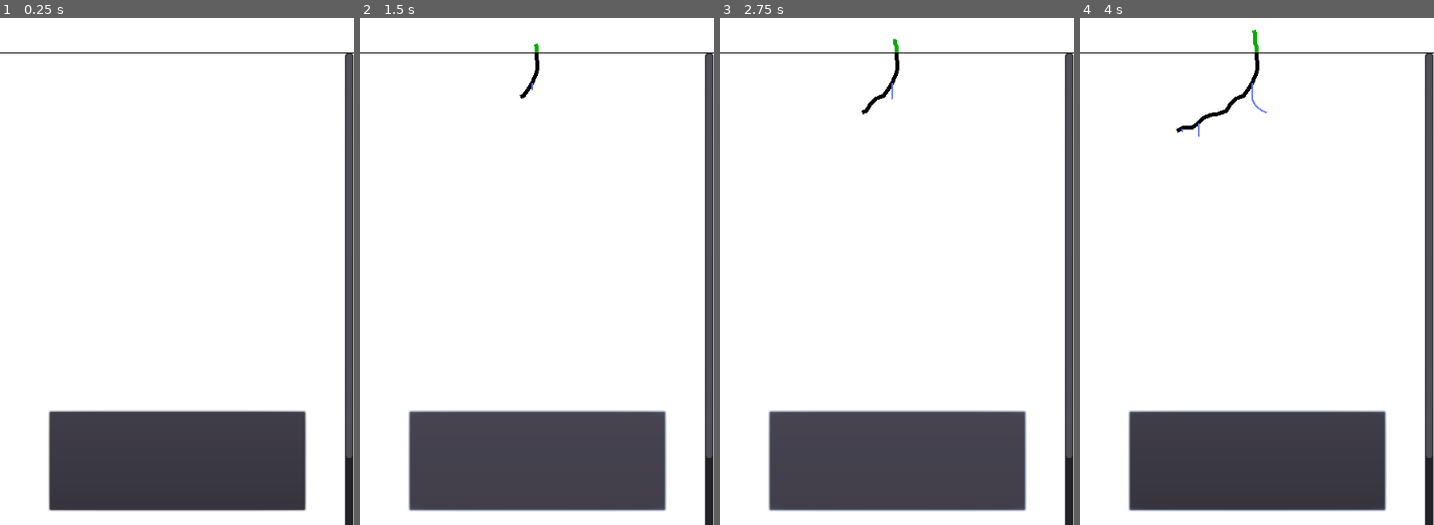
Above: before the commit, frames 1-4 (left to right).
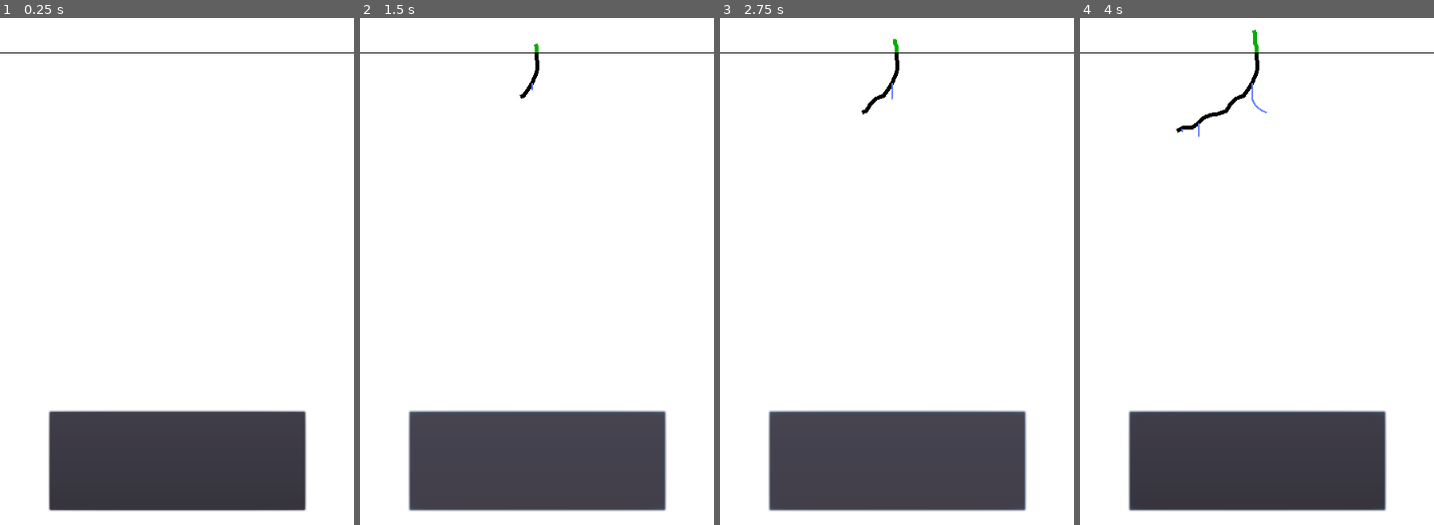
Above: after the commit, the same moments.

Repository: luan-2rq/super-plants
Game: Godot game, scene res://Game/Cenas/Main.tscn
Two runs of this game, one before a commit and one after it. Both use one fixed random seed, a clock stepped at 60 frames per second and the inputs below.
Inputs (mouse positions are in pixels of both pictures, inside the frame that each line leads up to):
- Up to frame 1 (0.25 s): no input
- Up to frame 2 (1.5 s): click (537, 459) at 0.5 s; click (537, 459) at 1.25 s
- Up to frame 3 (2.75 s): click (897, 459) at 2 s
- Up to frame 4 (4 s): tap Enter at 2.75 s; move the mouse to (1334, 94) at 2.77 s; click (1334, 94) at 2.92 s; tap Space at 3.5 s; move the mouse to (1186, 170) at 3.52 s; click (1186, 170) at 3.67 s

The runs differ from the first frame. In frame 1, 2.6% of the frame differs, in the area x 97-100%, y 6-100%; in frame 2, 2.6%; in frame 3, 2.6%; in frame 4, 2.6%.

Commit message:
29/12/23

Diff:
--- /dev/null
+++ b/External/BigNumbers/BigNumber.gd
@@ -0,0 +1,184 @@
+class_name BigNumber
+
+var value : float
+var expoent : int
+
+func _init(value: float = 0, expoent : int = 1):
+	self.value = value
+	self.expoent = expoent
+
+static func align(a : BigNumber, b: BigNumber):
+	if a.exp > b.exp:
+		var expoentDifference: int = a.exp - b.exp;
+		if expoentDifference > 0:
+			b.value = b.value / pow(10, expoentDifference) if (expoentDifference <= BigNumberConstants.MAX_EXP_DIFFERENCE) else 0
+			b.exp = a.exp
+	else:
+		var expoentDifference: int = b.exp - a.exp;
+		if expoentDifference > 0:
+			a.value = a.value / pow(10, expoentDifference) if (expoentDifference <= BigNumberConstants.MAX_EXP_DIFFERENCE) else 0
+			a.exp = b.exp
+
+static func multiply(a: BigNumber, b) -> BigNumber:
+	var result: BigNumber
+	var copyA = BigNumber.new(a.value, a.exp)
+	var copyB = BigNumber.new(b.value, b.exp)
+	if typeof(b) == typeof(BigNumber):
+		align(copyA, copyB)
+		result = BigNumber.new(copyA.value * copyB.value, copyA.exp)
+		result.normalize()
+	else:
+		result = BigNumber.new(copyA.value * b, copyA.exp)
+		result.normalize()
+	return result
+
+static func divide(a: BigNumber, b) -> BigNumber:
+	var result: BigNumber
+	var copyA = BigNumber.new(a.value, a.exp)
+	var copyB = BigNumber.new(b.value, b.exp)
+	if typeof(b) == typeof(BigNumber):
+		align(copyA, copyB)
+		result = BigNumber.new(copyA.value / copyB.value, copyA.exp)
+		result.normalize()
+	else:
+		result = BigNumber.new(copyA.value / b, copyA.exp)
+		result.normalize()
+	return result
+
+static func sum(a: BigNumber, b) -> BigNumber:
+	var copyA = BigNumber.new(a.value, a.exp)
+	var copyB = BigNumber.new(b.value, b.exp)
+	align(copyA, copyB)
+	var result: BigNumber = BigNumber.new(copyA.value + copyB.value, copyA.exp)
+	result.normalize()
+	return result
+
+static func subtract(a: BigNumber, b) -> BigNumber:
+	var copyA = BigNumber.new(a.value, a.exp)
+	var copyB = BigNumber.new(b.value, b.exp)
+	align(copyA, copyB)
+	var result: BigNumber = BigNumber.new(copyA.value - copyB.value, copyA.exp)
+	result.normalize()
+	return result
+
+static func power(a: BigNumber, b):
+	a.value = pow(a.value, b);
+	a.exp *= b;
+	return a;
+
+static func equal(a : BigNumber, b):
+	var copyA
+	var copyB
+	if typeof(b) == typeof(BigNumber):
+		copyA = BigNumber.new(a.value, a.exp)
+		copyB = BigNumber.new(b.value, b.exp)
+		align(copyA,  copyB)
+		return copyA.value == copyB.value
+	else:
+		copyA = BigNumber.new(a.value, a.exp)
+		copyB = BigNumber.new(b, 1)
+		align(copyA,  copyB)
+	return copyA.value == copyB.value
+
+static func different(a : BigNumber, b):
+	var copyA
+	var copyB
+	if typeof(b) == typeof(BigNumber):
+		copyA = BigNumber.new(a.value, a.exp)
+		copyB = BigNumber.new(b.value, b.exp)
+		align(copyA, copyB)
+		return copyA.value != copyB.value
+	else:
+		copyA = BigNumber.new(a.value, a.exp)
+		copyB = BigNumber.new(b, 1)
+		align(copyA, copyB)
+	return copyA.value != copyB.value
+
+static func greater_than(a : BigNumber, b):
+	var copyA
+	var copyB
+	if typeof(b) == typeof(BigNumber):
+		copyA = BigNumber.new(a.value, a.exp)
+		copyB = BigNumber.new(b.value, b.exp)
+		align(copyA, copyB)
+		return copyA.value > copyB.value
+	else:
+		copyA = BigNumber.new(a.value, a.exp)
+		copyB = BigNumber.new(b, 1)
+		align(copyA, copyB)
+	return copyA.value > copyB.value
+
+static func greater_or_equal_than(a : BigNumber, b):
+	var copyA
+	var copyB
+	if typeof(b) == typeof(BigNumber):
+		copyA = BigNumber.new(a.value, a.exp)
+		copyB = BigNumber.new(b.value, b.exp)
+		align(copyA, copyB)
+		return copyA.value >= copyB.value
+	else:
+		copyA = BigNumber.new(a.value, a.exp)
+		copyB = BigNumber.new(b, 1)
+		align(copyA, copyB)
+	return copyA.value >= copyB.value
+
+static func less_than(a : BigNumber, b):
+	var copyA
+	var copyB
+	if typeof(b) == typeof(BigNumber):
+		copyA = BigNumber.new(a.value, a.exp)
+		copyB = BigNumber.new(b.value, b.exp)
+		align(copyA, copyB)
+		return copyA.value < copyB.value
+	else:
+		copyA = BigNumber.new(a.value, a.exp)
+		copyB = BigNumber.new(b, 1)
+		align(copyA, copyB)
+	return copyA.value < copyB.value
+
+static func less_or_equal_than(a : BigNumber, b):
+	var copyA
+	var copyB
+	if typeof(b) == typeof(BigNumber):
+		copyA = BigNumber.new(a.value, a.exp)
+		copyB = BigNumber.new(b.value, b.exp)
+		align(copyA, copyB)
+	else:
+		copyA = BigNumber.new(a.value, a.exp)
+		copyB = BigNumber.new(b, 1)
+		align(copyA, copyB)
+	return copyA.value <= copyB.value
+
+func get_unit(magnitude: int) -> String:
+	var unit: String
+	var letters_in_the_alphabet = 26
+	var a_position = 65
+	if magnitude < BigNumberConstants.UNITS.size():
+		unit = BigNumberConstants.UNITS[magnitude]
+	else:
+		var magnitude_difference = magnitude - BigNumberConstants.UNITS.size()
+		#defining the letters of the unit symbol
+		var second_letter = magnitude_difference % letters_in_the_alphabet
+		var first_letter = magnitude_difference / letters_in_the_alphabet
+		if first_letter > 26:
+			unit = " a lot"
+		else:
+			unit = String(char(first_letter + a_position)) + String(char(second_letter + a_position))
+	return unit
+
+func to_string():
+	var magnitude = expoent / 3
+	var unit = get_unit(magnitude)
+	var decimalPlaces = 2
+	var formatedValue = floor(self.value * pow(10, decimalPlaces)) / pow(10, decimalPlaces)
+	#culture invariant
+	return String(formatedValue).replace(",", ".") + unit
+
+func to_float():
+	value = self.value * pow(10, expoent)
+	return value
+
+func normalize():
+	while self.value >= BigNumberConstants.TEN_CUBED:
+		self.value /= BigNumberConstants.CUBED;
+		self.expoent += 3
--- /dev/null
+++ b/External/BigNumbers/BigNumbersConstants.gd
@@ -0,0 +1,6 @@
+class_name BigNumberConstants
+
+const UNITS : Array = ["", "K", "M", "B", "T", "Qa", "Qi", "Sx", "Sp", "Oc", "No", "Dc", "UDc", "DDc", "TDc","QaDc", "QiDc", "SxDc", "SpDc", "ODc", "NDc", "Vg", "UVg", "DVg", "TVg", "QaVg", "QiVg", "SxVg", "SpVg", "OVg", "NVg", "Tg", "UTg", "DTg", "TTg", "QaTg", "QiTg", "SxTg", "SpTg", "OTg", "NTg", "Qd", "UQd", "DQd", "TQd", "QaQd", "QiQd", "SxQd", "SpQd", "OQd", "NQd", "Qq", "UQq", "DQq", "TQq", "QaQq", "QiQq", "SxQq", "SpQq", "OQq", "NQq", "Sx", "USx", "DSx", "TSx", "QaSx", "QiSx", "SxSx", "SpSx", "OSx", "NSx", "Sp", "USp", "DSp", "TSp", "QaSp", "QiSp", "SxSp", "SpSp", "OSp", "NSp", "Oc", "UOc", "DOc", "TOc", "QaOc", "QiOc", "SxOc", "SpOc", "OOc", "NOc", "No", "UNo", "DNo", "TNo", "QaNo", "QiNo", "SxNo", "SpNo", "ONo", "NNo", "Ce", "UCe", "DCe", "TCe", "QaCe", "QiCe", "SxCe", "SpCe", "OCe"]
+const DISTANCE_UNITS : Array = ["m", "km", "Mm", "Gm", "Tm", "Pm", "Em", "Zm", "Ym", "Nm", "Dm", "UDm", "DDm", "TDm", "QaDm", "QiDm", "SxDm", "SpDm", "ODm", "NDm", "Vg", "UVg", "DVg", "TVg", "QaVg", "QiVg", "SxVg", "SpVg", "OVg", "NVg", "Tg", "UTg", "DTg", "TTg", "QaTg", "QiTg", "SxTg", "SpTg", "OTg", "NTg", "Qd", "UQd", "DQd", "TQd", "QaQd", "QiQd", "SxQd", "SpQd", "OQd", "NQd", "Qq", "UQq", "DQq", "TQq", "QaQq", "QiQq", "SxQq", "SpQq", "OQq", "NQq", "Sx", "USx", "DSx", "TSx", "QaSx", "QiSx", "SxSx", "SpSx", "OSx", "NSx", "Sp", "USp", "DSp", "TSp", "QaSp", "QiSp", "SxSp", "SpSp", "OSp", "NSp", "Oc", "UOc", "DOc", "TOc", "QaOc", "QiOc", "SxOc", "SpOc", "OOc", "NOc", "No", "UNo", "DNo", "TNo", "QaNo", "QiNo", "SxNo", "SpNo", "ONo", "NNo", "Ce", "UCe", "DCe", "TCe", "QaCe", "QiCe", "SxCe", "SpCe", "OCe"]
+const TEN_CUBED = 1000
+const MAX_EXP_DIFFERENCE = 12
--- a/Game/Cenas/Main.tscn
+++ b/Game/Cenas/Main.tscn
@@ -65,23 +65,25 @@
 growth_rate = 0.005
 bounds = SubResource( 6 )
 
-[node name="RootsContainer" type="ScrollContainer" parent="Main"]
+[node name="RootsScrollContainer" type="ScrollContainer" parent="Main"]
 margin_top = 400.0
 margin_right = 450.0
-margin_bottom = 1247.0
+margin_bottom = 1000.0
+mouse_filter = 1
+scroll_horizontal_enabled = false
 
-[node name="Control" type="Control" parent="Main/RootsContainer"]
+[node name="Control" type="Control" parent="Main/RootsScrollContainer"]
 margin_right = 450.0
-margin_bottom = 1400.0
-rect_min_size = Vector2( 450, 1400 )
-mouse_filter = 2
+margin_bottom = 2000.0
+rect_min_size = Vector2( 450, 2000 )
+mouse_filter = 1
 
-[node name="Root" type="Node2D" parent="Main/RootsContainer/Control"]
+[node name="Root" type="Node2D" parent="Main/RootsScrollContainer/Control"]
 position = Vector2( 225, 0 )
 script = ExtResource( 1 )
 leaf_texture = ExtResource( 3 )
 growth = 0.0
 bounds = SubResource( 3 )
 
-[connection signal="pressed" from="UI/Control/Button" to="Main/RootsContainer/Control/Root" method="_on_Button_pressed"]
 [connection signal="pressed" from="UI/Control/Button" to="Main/Plant" method="_on_Button_pressed"]
+[connection signal="pressed" from="UI/Control/Button" to="Main/RootsScrollContainer/Control/Root" method="_on_Button_pressed"]
--- a/Game/Scripts/Main.gd
+++ b/Game/Scripts/Main.gd
@@ -1,9 +1,43 @@
 extends Node2D
 
+var raycast : RayCast2D
+var line : Line2D
 
+#func _ready():
+   # Create a RayCast2D node
+	#raycast = RayCast2D.new()
+	#add_child(raycast)
+	#raycast.collide_with_areas = true
+	#raycast.enabled = true
 
+	# Create a Line2D node for visualization
+	#line = Line2D.new()
+	#add_child(line)
+	# Connect the mouse motion signal to the _process_mouse_motion function
+	#Input.set_mouse_mode(Input.MOUSE_MODE_CAPTURED)
+	#set_process(true)
+
+#func _process(delta):
+	# Update the position of the RayCast2D to follow the mouse
+	#var mouse_pos = get_global_mouse_position()
+	#raycast.global_position = Vector2.ZERO
+	#raycast.cast_to = to_local(mouse_pos)
+
+	# Perform a raycast and update the Line2D
+	#var is_colliding = raycast.is_colliding()
+	#if is_colliding:
+		#var collision_point = raycast.get_collision_point()
+		#line.points = [Vector2(0, 0), collision_point]
+	#else:
+		#line.points = [Vector2(0, 0), mouse_pos]
+
+#func _input(event):
+	#if event is InputEventMouseButton and event.button_index == BUTTON_LEFT and event.pressed:
+		# Print the collision information when the left mouse button is pressed
+		#print("Collision Point:", raycast.get_collision_point())
+		#print("Collision Normal:", raycast.get_collision_normal())
 #DIVISOR
 
 func _draw():
-	draw_line(Vector2(-400, 400), Vector2(800, 400), Color(0, 0, 0))
+	draw_line(Vector2(-400, 400), Vector2(2000, 400), Color(0, 0, 0))
 	#draw_line(Vector2(240, 250), Vector2(240, 1000), Color(0, 0, 0))
--- a/project.godot
+++ b/project.godot
@@ -9,6 +9,16 @@
 config_version=4
 
 _global_script_classes=[ {
+"base": "Reference",
+"class": "BigNumber",
+"language": "GDScript",
+"path": "res://External/BigNumbers/BigNumber.gd"
+}, {
+"base": "Reference",
+"class": "BigNumberConstants",
+"language": "GDScript",
+"path": "res://External/BigNumbers/BigNumbersConstants.gd"
+}, {
 "base": "Resource",
 "class": "Bounds",
 "language": "GDScript",
@@ -35,6 +45,8 @@
 "path": "res://Game/Scripts/NormalTreeNode.gd"
 } ]
 _global_script_class_icons={
+"BigNumber": "",
+"BigNumberConstants": "",
 "Bounds": "",
 "Branch": "",
 "BranchLine": "",
Not shown, changed: .DS_Store
Not shown, changed: Game/.DS_Store
